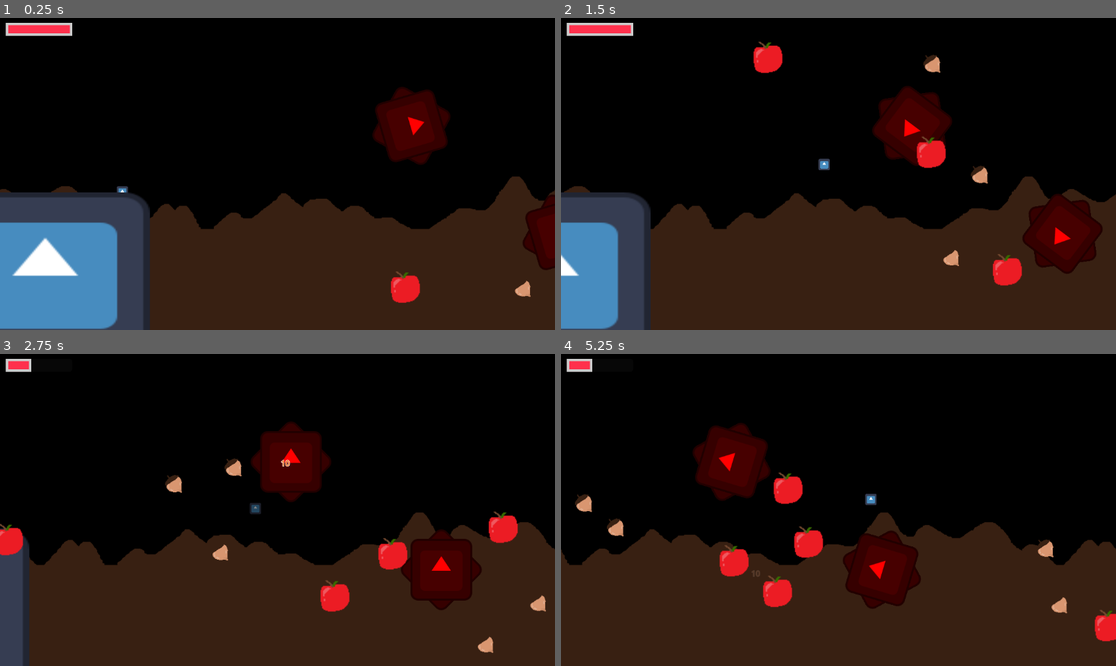
Above: before the commit, frames 1-4 (two rows, left to right).
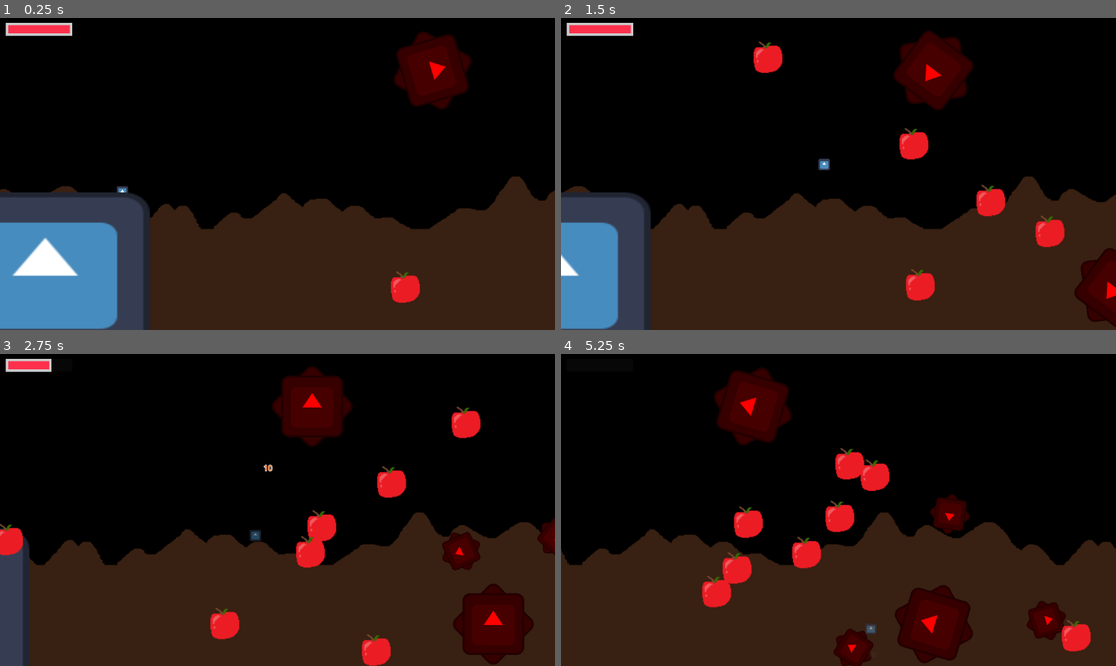
Above: after the commit, the same moments.

Repository: Kurooco/HonorsProject
Game: Godot game, scene res://globals/level_handler.tscn
Two runs of this game, one before a commit and one after it. Both use one fixed random seed, a clock stepped at 60 frames per second and the inputs below. The engine's default icon, where the game draws it, is replaced by a stand-in: a white triangle on a blue panel in a dark square.
Inputs:
- Up to frame 1 (0.25 s): no input
- Up to frame 2 (1.5 s): hold Space (shoot) 0.53-1.28 s; hold Right (right) from 0.53 s (still down); tap Up (jump) at 0.77 s; tap Down (dive, bound only after the commit) at 0.8, 1.35 s
- Up to frame 3 (2.75 s): tap Up (jump) at 1.52 s; tap Space (shoot) at 1.55 s; release Right (right) at 2.03 s; hold Left (left) from 2.03 s (still down); hold Space (shoot) from 2.03 s (still down); tap Down (dive, bound only after the commit) at 2.3 s
- Up to frame 4 (5.25 s): release Left (left) at 2.78 s; release Space (shoot) at 2.78 s; hold Right (right) 2.78-4.28 s; tap Down (dive, bound only after the commit) at 2.85, 3.8, 4.35 s; tap Up (jump) at 3.02, 3.77, 4.52 s; tap Space (shoot) at 3.05, 4.55 s; hold Space (shoot) 3.53-4.28 s; hold Left (left) 4.28-5.03 s; hold Right (right) from 5.03 s (still down); hold Space (shoot) from 5.03 s (still down)

The runs differ from the first frame. In frame 1, 5.6% of the frame differs, in the area x 67-100%, y 4-90%; in frame 2, 9.9%; in frame 3, 14%; in frame 4, 17%, in the area x 1-100%, y 1-100%.

Commit message:
made moving hazards

Diff:
--- a/globals/Autoload.gd
+++ b/globals/Autoload.gd
@@ -2,3 +2,4 @@
 
 var points = 0
 var player = null
+var level_handler = null
--- a/globals/level_handler.gd
+++ b/globals/level_handler.gd
@@ -5,6 +5,7 @@
 
 # Called when the node enters the scene tree for the first time.
 func _ready():
+	Autoload.level_handler = self
 	set_level(opening_scene.resource_path)
 
 func _process(delta):
@@ -15,4 +16,5 @@
 		remove_child(current_level)
 		current_level.queue_free()
 	var new_level = load(path).instantiate()
+	current_level = new_level
 	add_child(new_level)
--- a/project.godot
+++ b/project.godot
@@ -44,6 +44,12 @@
 "events": [Object(InputEventKey,"resource_local_to_scene":false,"resource_name":"","device":-1,"window_id":0,"alt_press …(191 unchanged characters)…
 ]
 }
+dive={
+"deadzone": 0.2,
+"events": [Object(InputEventKey,"resource_local_to_scene":false,"resource_name":"","device":-1,"window_id":0,"alt_pressed":false,"shift_pressed":false,"ctrl_pressed":false,"meta_pressed":false,"pressed":false,"keycode":0,"physical_keycode":4194322,"key_label":0,"unicode":0,"location":0,"echo":false,"script":null)
+, Object(InputEventKey,"resource_local_to_scene":false,"resource_name":"","device":-1,"window_id":0,"alt_pressed":false,"shift_pressed":false,"ctrl_pressed":false,"meta_pressed":false,"pressed":false,"keycode":0,"physical_keycode":83,"key_label":0,"unicode":115,"location":0,"echo":false,"script":null)
+]
+}
 
 [physics]
 
--- a/scenes/level_objects/assist/food_spawner_copy.gd
+++ b/scenes/level_objects/assist/food_spawner_copy.gd
@@ -1,6 +1,6 @@
 extends Path2D
 
-@export var spawn_time = 1.0
+@export var spawn_time = 0.4
 @export var y_range = Vector2(-300, -100)
 @export var x_range = Vector2(-30, 30)
 @export var spawn_item = preload("res://scenes/level_objects/assist/food.tscn")
--- /dev/null
+++ b/scenes/level_objects/hazards/moving_razor.tscn
@@ -0,0 +1,10 @@
+[gd_scene load_steps=3 format=3 uid="uid://dsgq6b0qtn3b0"]
+
+[ext_resource type="PackedScene" uid="uid://bf0rwbbj1b2hd" path="res://scenes/level_objects/hazards/razor.tscn" id="1_2m8ma"]
+[ext_resource type="PackedScene" uid="uid://cxaoik11opnua" path="res://scenes/components/arc_mover.tscn" id="2_s2ori"]
+
+[node name="MovingRazor" instance=ExtResource("1_2m8ma")]
+scale = Vector2(0.5, 0.5)
+
+[node name="ArcMover" parent="." index="2" node_paths=PackedStringArray("move_object") instance=ExtResource("2_s2ori")]
+move_object = NodePath("..")
--- /dev/null
+++ b/scenes/level_objects/hazards/single_shooter.gd
@@ -0,0 +1,18 @@
+extends Node2D
+
+@export var scene : PackedScene
+@export var velocity : Vector2
+
+
+func get_arc_mover(node: Node):
+	for child in node.get_children(true):
+		if(child is ArcMover):
+			return child
+	return null
+
+func _on_timer_timeout():
+	var new_scene = scene.instantiate()
+	var arc_mover = get_arc_mover(new_scene)
+	new_scene.global_position = global_position
+	arc_mover.velocity = velocity
+	Autoload.level_handler.current_level.add_child(new_scene)
--- /dev/null
+++ b/scenes/level_objects/hazards/single_shooter.tscn
@@ -0,0 +1,11 @@
+[gd_scene load_steps=2 format=3 uid="uid://b4gmd4bgevkmw"]
+
+[ext_resource type="Script" uid="uid://dt0uchgv666pu" path="res://scenes/level_objects/hazards/single_shooter.gd" id="1_xkrpk"]
+
+[node name="SingleShooter" type="Node2D"]
+script = ExtResource("1_xkrpk")
+
+[node name="Timer" type="Timer" parent="."]
+autostart = true
+
+[connection signal="timeout" from="Timer" to="." method="_on_timer_timeout"]
--- a/scenes/levels/level_1.tscn
+++ b/scenes/levels/level_1.tscn
@@ -7,6 +7,8 @@
 [ext_resource type="Texture2D" uid="uid://f6ekqhi8ot83" path="res://art/parallax.png" id="5_6761a"]
 [ext_resource type="PackedScene" uid="uid://oh37nacj7g3i" path="res://scenes/level_objects/assist/acorn.tscn" id="5_sk5k4"]
 [ext_resource type="PackedScene" uid="uid://bf0rwbbj1b2hd" path="res://scenes/level_objects/hazards/razor.tscn" id="7_oc4kc"]
+[ext_resource type="PackedScene" uid="uid://b4gmd4bgevkmw" path="res://scenes/level_objects/hazards/single_shooter.tscn" id="8_s8va5"]
+[ext_resource type="PackedScene" uid="uid://dsgq6b0qtn3b0" path="res://scenes/level_objects/hazards/moving_razor.tscn" id="9_dga24"]
 
 [sub_resource type="RectangleShape2D" id="RectangleShape2D_ksju7"]
 size = Vector2(199.25, 307.5)
@@ -76,17 +78,17 @@
 [node name="FoodSpawner" parent="." instance=ExtResource("3_nsrm0")]
 position = Vector2(544.08, 62.5631)
 curve = SubResource("Curve2D_nsrm0")
-spawn_time = 0.4
+spawn_time = 0.2
 y_range = Vector2(-800, -500)
 x_range = Vector2(-300, 300)
 
 [node name="AcornSpawner" parent="." instance=ExtResource("3_nsrm0")]
 position = Vector2(544.08, 62.5631)
 curve = SubResource("Curve2D_nsrm0")
-spawn_time = 0.4
 y_range = Vector2(-800, -500)
 x_range = Vector2(-300, 300)
 spawn_item = ExtResource("5_sk5k4")
+disabled = true
 
 [node name="Parallax2D" type="Parallax2D" parent="."]
 z_index = -50
@@ -99,13 +101,18 @@
 centered = false
 
 [node name="Razor" parent="." instance=ExtResource("7_oc4kc")]
-position = Vector2(303, -100)
+position = Vector2(347, -215)
 
 [node name="Razor2" parent="." instance=ExtResource("7_oc4kc")]
-position = Vector2(615, 124)
+position = Vector2(723, 237)
 
 [node name="Razor3" parent="." instance=ExtResource("7_oc4kc")]
 position = Vector2(1464, 24)
 
 [node name="Razor4" parent="." instance=ExtResource("7_oc4kc")]
 position = Vector2(1754, -179)
+
+[node name="SingleShooter" parent="." instance=ExtResource("8_s8va5")]
+position = Vector2(1006.3, 362.787)
+scene = ExtResource("9_dga24")
+velocity = Vector2(-200, -600)
--- a/scenes/player/player.gd
+++ b/scenes/player/player.gd
@@ -48,7 +48,8 @@
 
 func _on_detection_area_area_entered(area):
 	if(area is Food):
-		velocity.y = MAX_JUMP_VELOCITY
+		if(!Input.is_action_pressed("dive")):
+			velocity.y = MAX_JUMP_VELOCITY
 		jump_velocity = MAX_JUMP_VELOCITY
 		area.jump_on()
 		consecutive_bounces += 1
Not shown, added: scenes/level_objects/hazards/single_shooter.gd.uid
Not shown: 1 places in scenes/levels/level_1.tscn that only renumber resources
